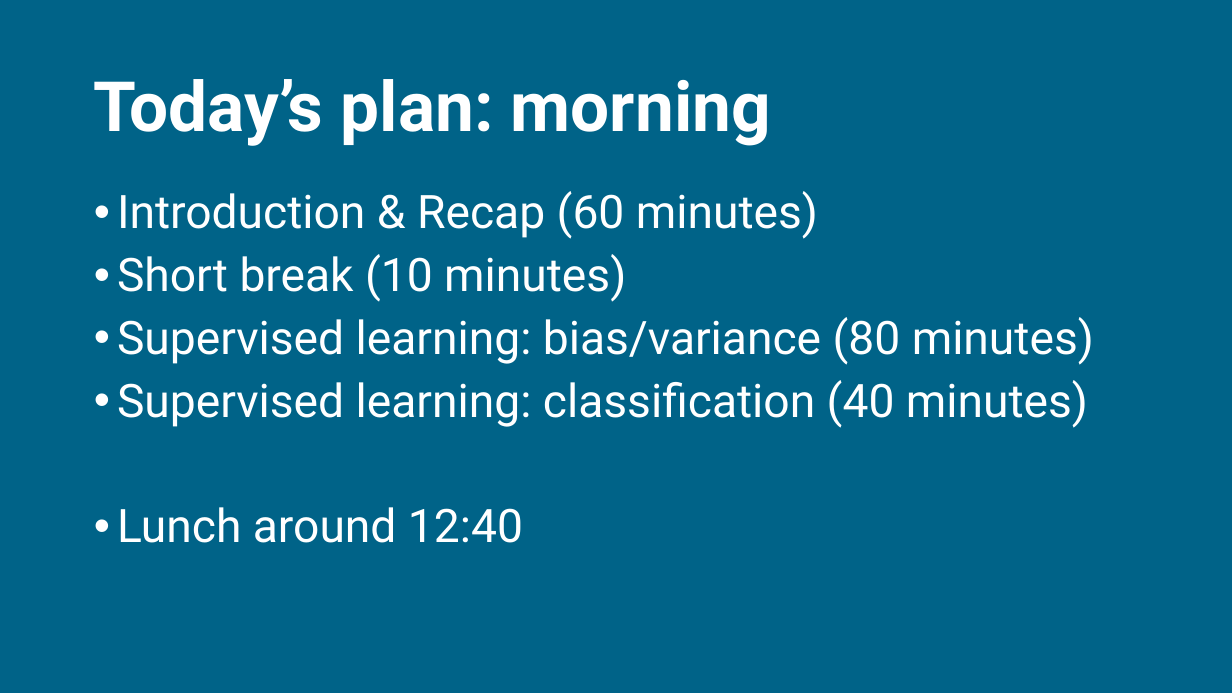
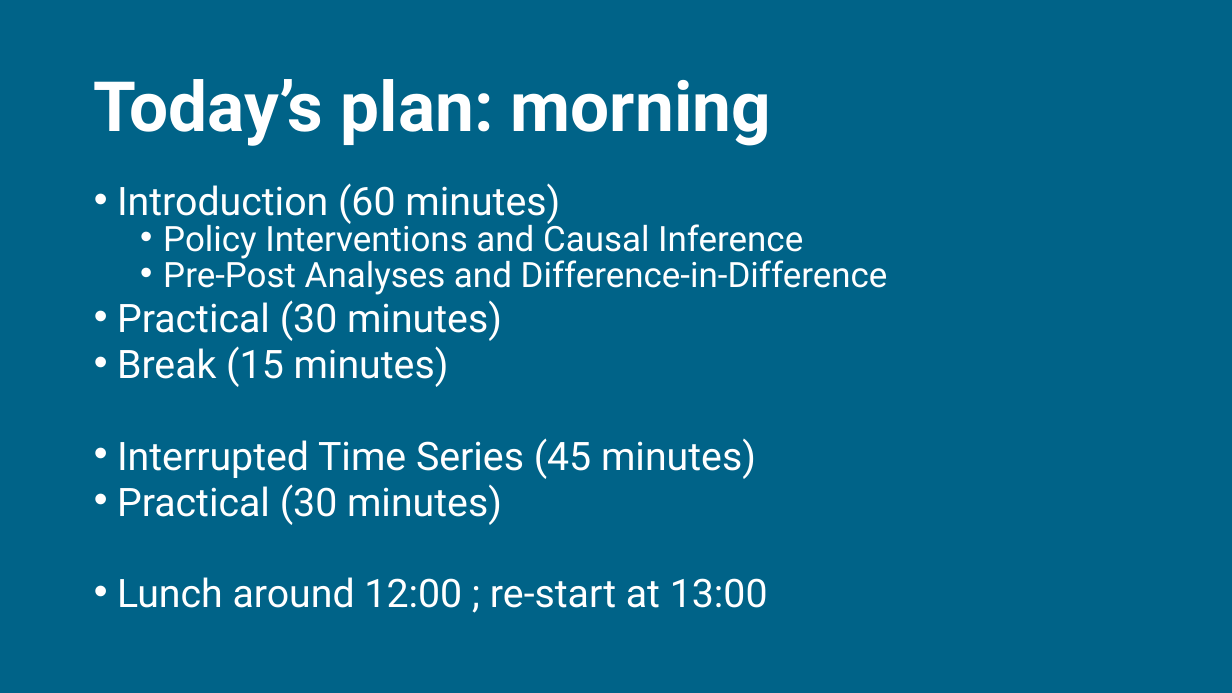
Before and after one commit to sodascience/workshop_causal_impact_assessment, a slide deck: slide 5 of lectures/01_introduction/intro_1.pptx (slide 4 before the commit). Drawn at 1232x693 pixels with LibreOffice and Linux fonts; fonts in the diff are those of the drawing. Boxes give left, top, right and bottom in pixels: in the first picture for what was removed or moved away, otherwise in the second. Text is boxed around its words. In the diff, an @@ line names an element or a change of style, - is before the commit and + after.

Commit message:
first version of intro 1

```diff
--- a/lectures/01_introduction/intro_1.pptx
+++ b/lectures/01_introduction/intro_1.pptx
@@ text at (117,183,888,608): text changed; size 36 to 30.6 pt @@
-• Introduction & Recap (60 minutes)
-• Short break (10 minutes)
-• Supervised learning: bias/variance (80 minutes)
-• Supervised learning: classification (40 minutes)
-• Lunch around 12:40
+• Introduction (60 minutes)
+  • Policy Interventions and Causal Inference
+  • Pre-Post Analyses and Difference-in-Difference
+• Practical (30 minutes)
+• Break (15 minutes)
+• Interrupted Time Series (45 minutes)
+• Practical (30 minutes)
+• Lunch around 12:00 ; re-start at 13:00
```
Also in this commit, not shown: 4 other slides changed, 32 slides added, 4 slides removed, 4 other files.
